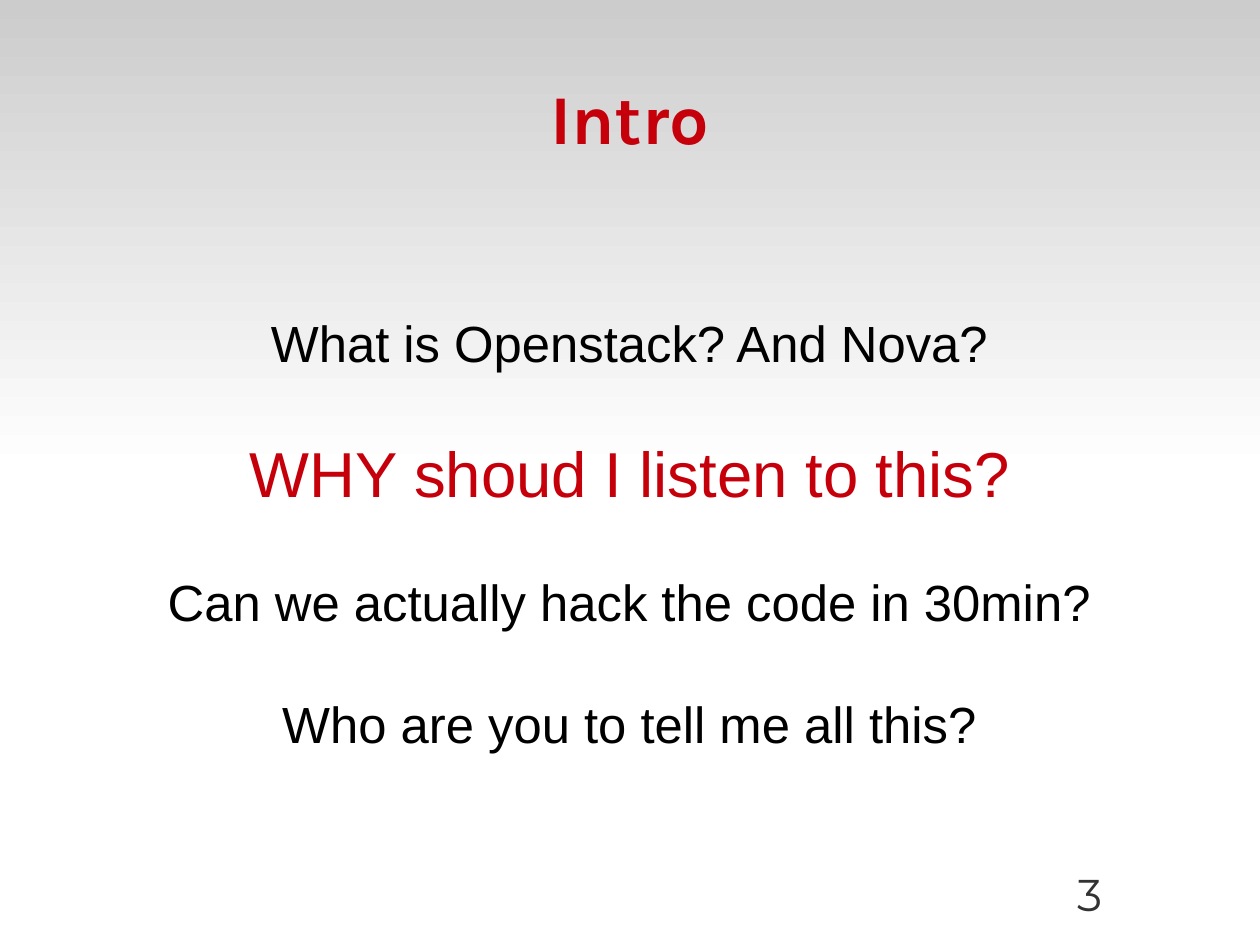
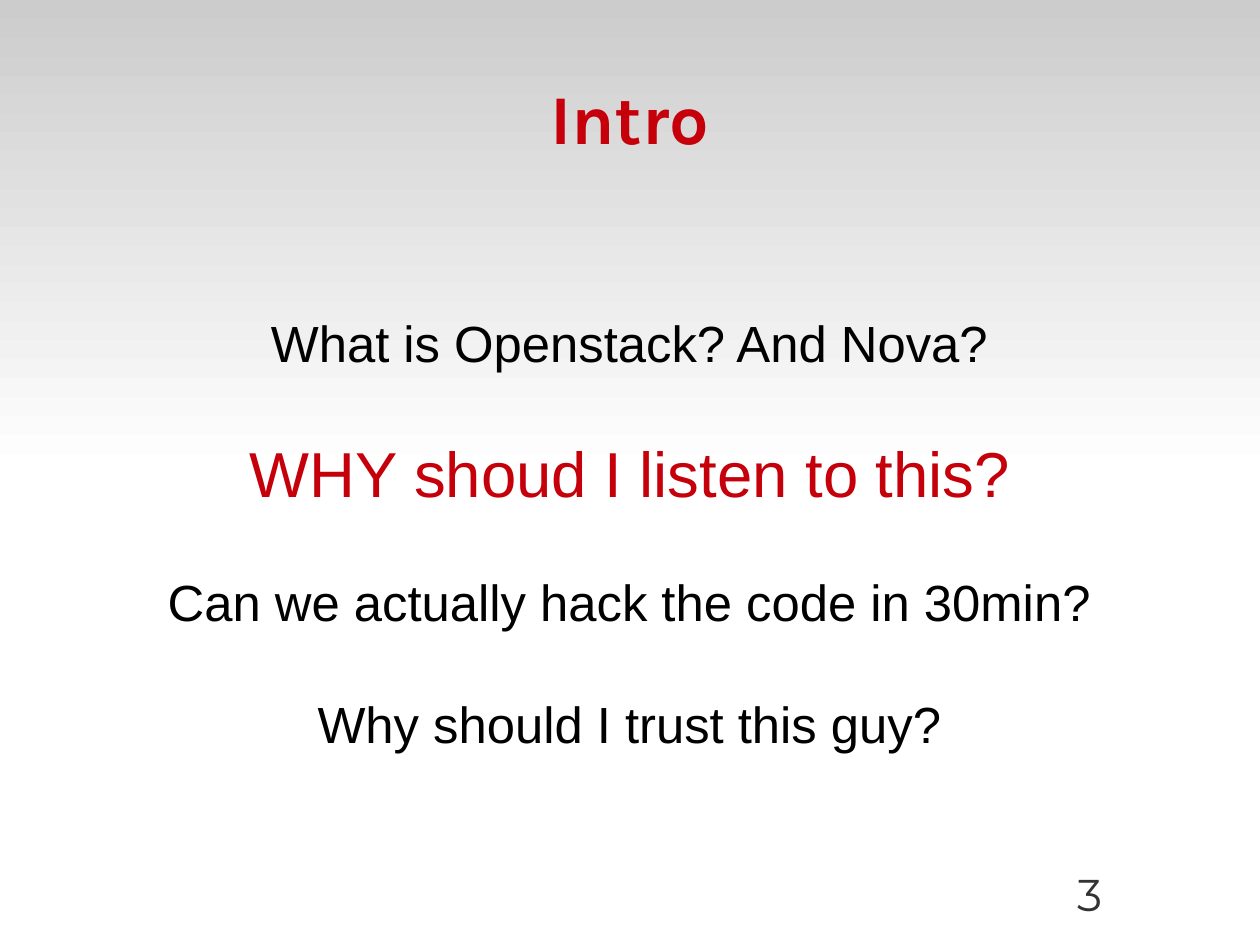
Before and after one commit to zyluo/talk-COSUG-2012, a slide deck: slide 3 of COSUG-2012.odp. Drawn at 1260x945 pixels with LibreOffice and Linux fonts; fonts in the diff are those of the drawing; background and template pictures are left out. Boxes give left, top, right and bottom in pixels: in the first picture for what was removed or moved away, otherwise in the second. Text is boxed around its words. In the diff, an @@ line names an element or a change of style, - is before the commit and + after.

```diff
--- a/COSUG-2012.odp
+++ b/COSUG-2012.odp
@@ subtitle at (x1=318, y1=706, x2=941, y2=754): text changed @@
-Who are you to tell me all this?
+Why should I trust this guy?
```
Also in this commit, not shown: 5 other slides changed, 3 slides added, 2 slides removed, 1 other file.
